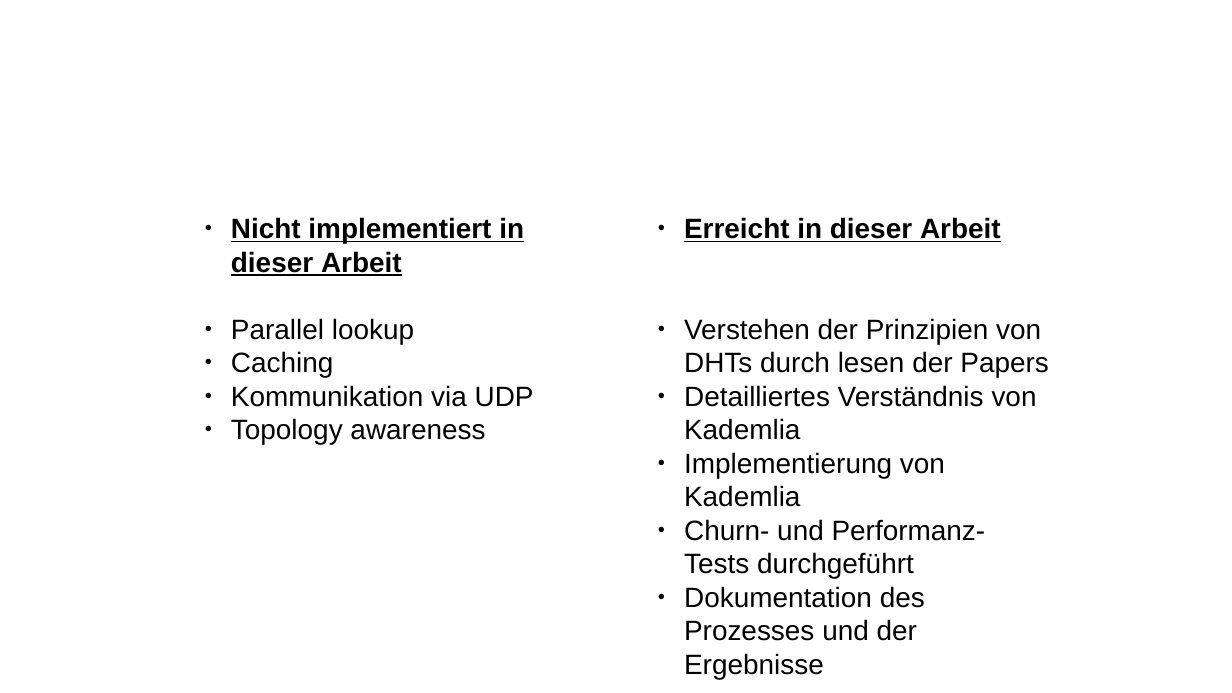
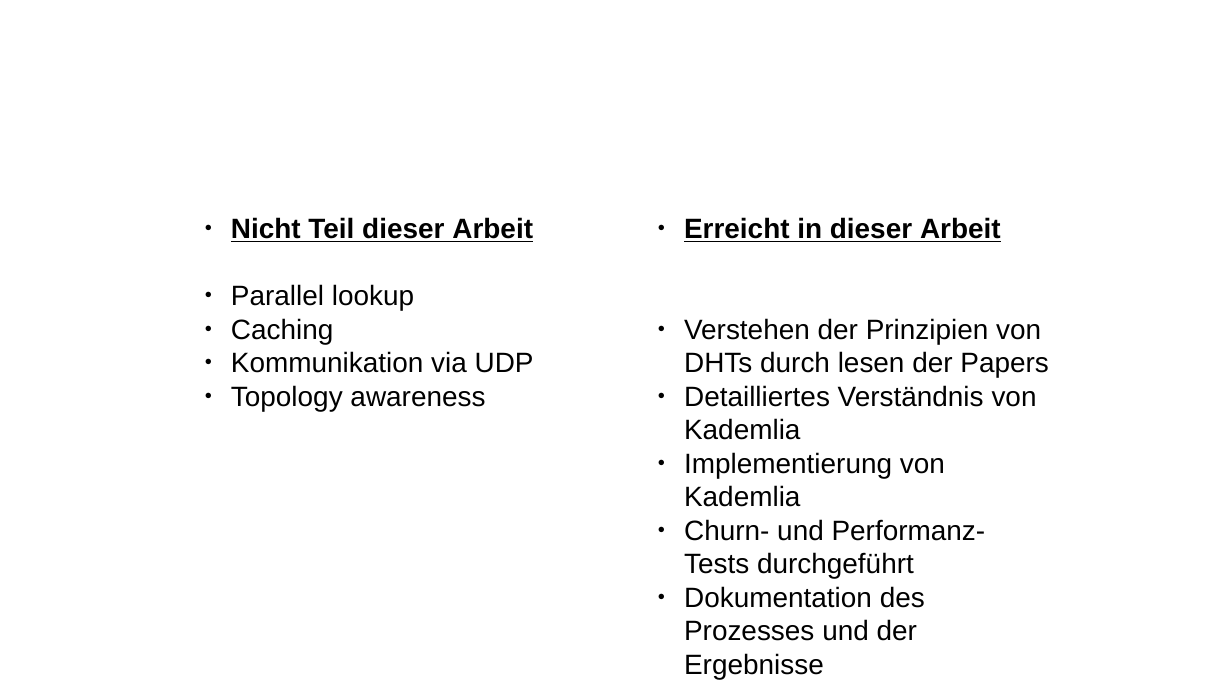
Before and after one commit to MoritzGoeckel/Kademlia, a slide deck: slide 18 of src/tex/PresentationKademlia_de.odp. Drawn at 1232x693 pixels with LibreOffice and Linux fonts; fonts in the diff are those of the drawing. Boxes give left, top, right and bottom in pixels: in the first picture for what was removed or moved away, otherwise in the second. Text is boxed around its words. In the diff, an @@ line names an element or a change of style, - is before the commit and + after.

```diff
--- a/src/tex/PresentationKademlia_de.odp
+++ b/src/tex/PresentationKademlia_de.odp
@@ text at bbox=[231, 217, 533, 242]: text changed @@
-● Nicht implementiert in dieser Arbeit
+● Nicht Teil dieser Arbeit
```
Also in this commit, not shown: 1 other file.
